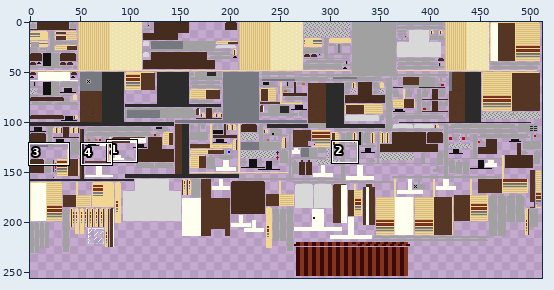
A sprite sheet gets an edit: mccore/src/main/resources/assets/dkzpartspack/textures/parts/contractor_camper_bed_winnebago_manilla_bronze.png. The first picture is a wide view before the edit; the outline marks the close-up.
Close-up. The starting point:
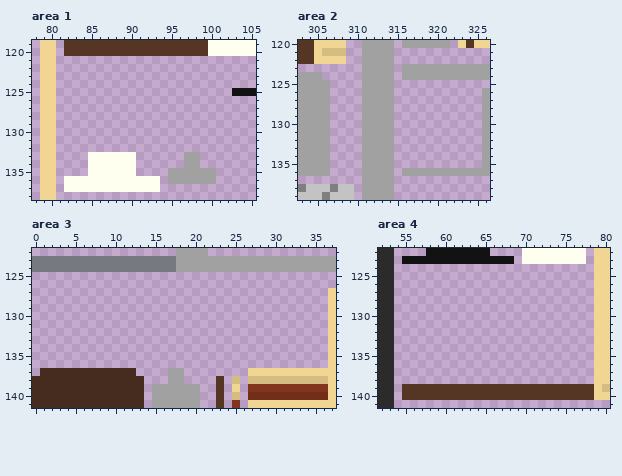
The file is 512x256 pixels. Colours within 5 levels of each other are drawn and written as one. Shown: area 1: x 78..105, y 119..138; area 2: x 303..326, y 120..139; area 3: x 0..37, y 122..141; area 4: x 52..80, y 122..141. The commit also changed other parts of the picture, which this record leaves out.
Once edited:
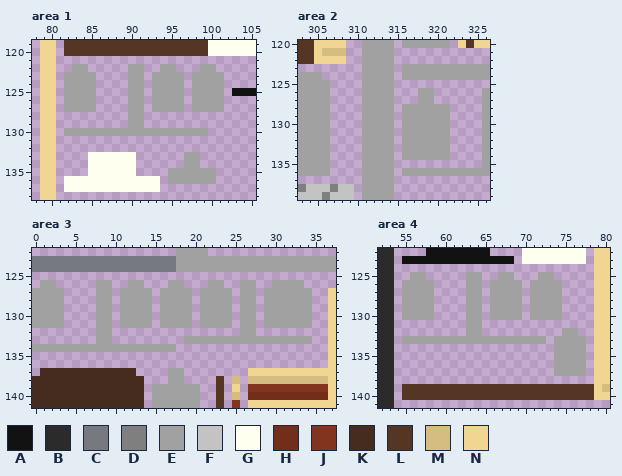
Palette (. is transparent): A #121212  B #2b2b2b  C #767980  D #7f7f7f  E #a1a1a1  F #c3c3c3  G #fffff0  H #722e19  J #82351e  K #452c1f  L #553523  M #d5bc80  N #f1d592
Changes in this commit:
Area 1:
y 122: x 83..84 .. -> EE; x 90..91 .. -> EE; x 94..95 .. -> EE; x 99..100 .. -> EE
y 123..127: x 82..85 .... -> EEEE; x 90..91 .. -> EE; x 93..96 .... -> EEEE; x 98..101 .... -> EEEE
y 128..129: x 90..91 .. -> EE
y 130: x 82..99 .................. -> EEEEEEEEEEEEEEEEEE
Area 2:
y 126..127: x 318..319 .. -> EE
y 128..134: x 316..321 ...... -> EEEEEE
Area 3:
y 126: x 1..2 .. -> EE; x 8..9 .. -> EE; x 12..13 .. -> EE; x 17..18 .. -> EE; x 22..23 .. -> EE; x 26..27 .. -> EE; x 30..33 .... -> EEEE
y 127..131: x 0..3 .... -> EEEE; x 8..9 .. -> EE; x 11..14 .... -> EEEE; x 16..19 .... -> EEEE; x 21..24 .... -> EEEE; x 26..27 .. -> EE; x 29..34 ...... -> EEEEEE
y 132: x 8..9 .. -> EE; x 26..27 .. -> EE
y 133: x 8..9 .. -> EE; x 19..34 ................ -> EEEEEEEEEEEEEEEE
y 134: x 0..17 .................. -> EEEEEEEEEEEEEEEEEE
Area 4:
y 125: x 56..57 .. -> EE; x 63..64 .. -> EE; x 67..68 .. -> EE; x 72..73 .. -> EE
y 126..130: x 55..58 .... -> EEEE; x 63..64 .. -> EE; x 66..69 .... -> EEEE; x 71..74 .... -> EEEE
y 131: x 63..64 .. -> EE
y 132: x 63..64 .. -> EE; x 75..76 .. -> EE
y 133: x 55..72 .................. -> EEEEEEEEEEEEEEEEEE; x 74..77 .... -> EEEE
y 134..137: x 74..77 .... -> EEEE
Changed places in both close-ups, as pixel boxes (x1, y1, x2, y2):
added: (64, 64, 224, 136)
added: (402, 88, 450, 160)
added: (32, 280, 312, 352)
added: (402, 272, 586, 376)
